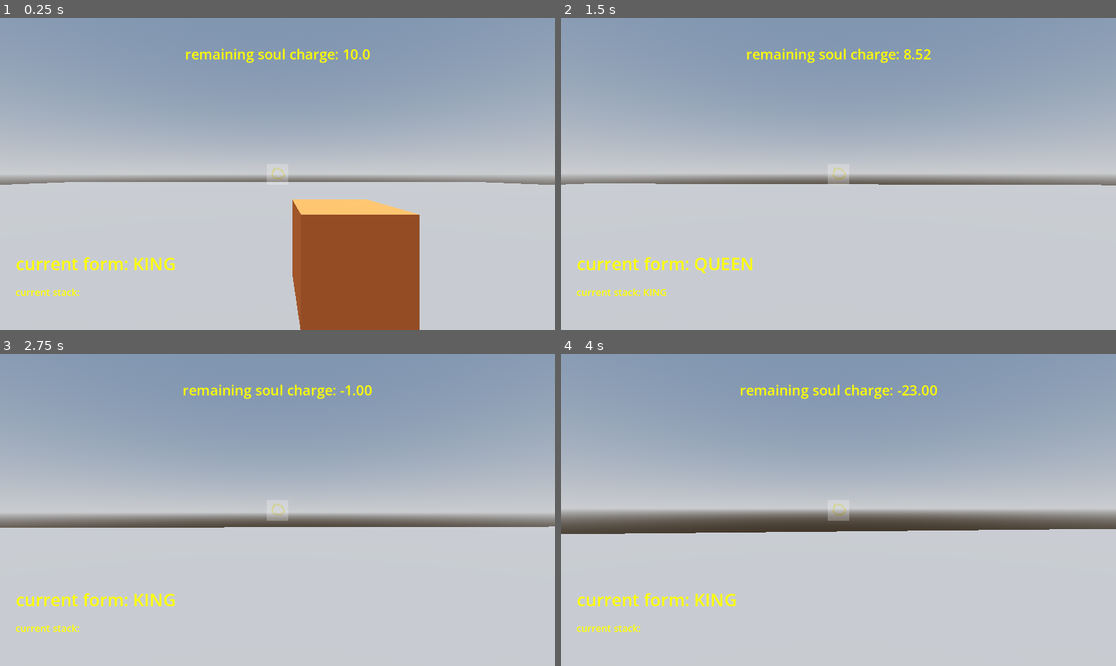
Above: before the commit, frames 1-4 (two rows, left to right).
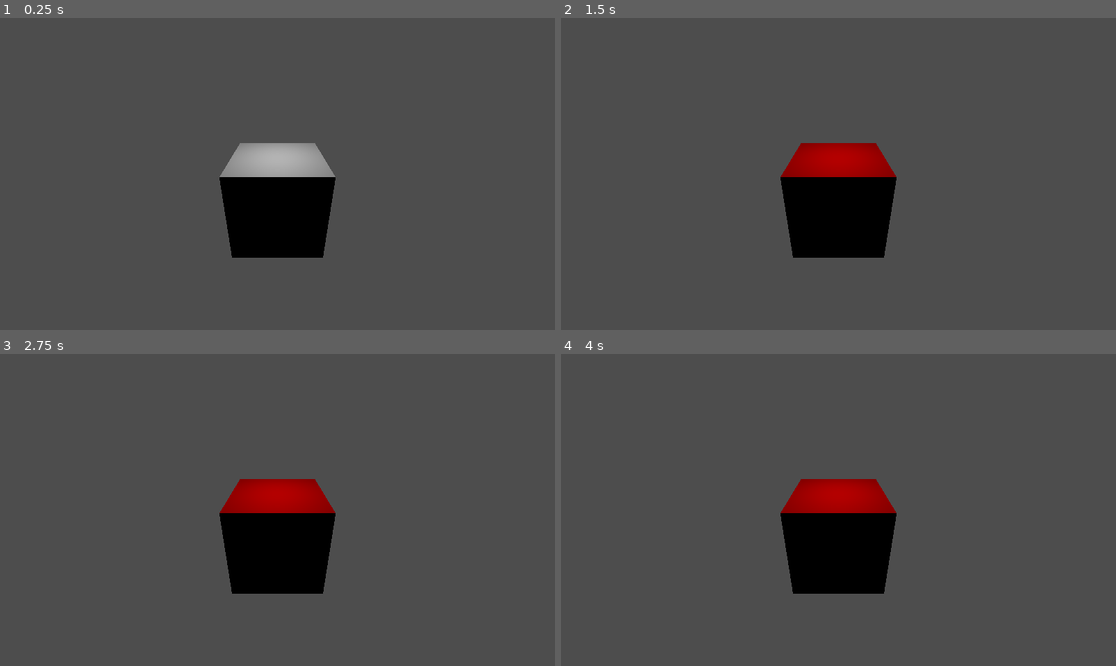
Above: after the commit, the same moments.

Repository: MarGamaDev/wolfenlike
Game: Godot game, scene res://rhythm sync test/rhythm_test.tscn
Same seed, same stepped clock (60 frames per second), same inputs: the game is played once before the commit and once after it. Before the commit the project starts from res://Player/player test/player_test.tscn. Sound files missing from this copy of the repository are replaced by a short silence.
Inputs (mouse positions are in pixels of both pictures, inside the frame that each line leads up to):
- Up to frame 1 (0.25 s): no input
- Up to frame 2 (1.5 s): move the mouse to (866, 174) at 0.52 s; hold W (player_forward) from 0.53 s (still down); tap Space (space) at 0.6 s; move the mouse to (810, 174) at 1.27 s; click (810, 174) at 1.35 s
- Up to frame 3 (2.75 s): keep holding W (player_forward); tap Space (space) at 1.55, 2.3 s; move the mouse to (288, 503) at 2.02 s; right-click (288, 503) at 2.1 s
- Up to frame 4 (4 s): keep holding W (player_forward); move the mouse to (832, 516) at 2.77 s; tap Space (space) at 2.85, 3.8 s; tap Enter at 3.5 s; move the mouse to (877, 513) at 3.52 s; tap T (test_stop_dash) at 3.6 s

The runs differ from the first frame. In frame 1, 100% of the frame differs, in the area x 0-100%, y 0-100%; in frame 2, 100%; in frame 3, 99%; in frame 4, 98%.

Commit message:
started on a little bit of menu stuff

Diff:
--- a/Enemies/enemy forms/enemy_rook.gd
+++ b/Enemies/enemy forms/enemy_rook.gd
@@ -65,9 +65,6 @@
 		if straight_path_flag:
 			#if we would move farther away from the player
 			if potential_distance_to_player > last_distance:
-				#print("i want to go to: ", next_space_check)
-				#print("potential distance: ", potential_distance_to_player)
-				#print("last distance: ", last_distance)
 				print("stop test")
 				stop_flag = true
 		#and once it gets close enough to player
--- a/Enemies/enemy_manager.gd
+++ b/Enemies/enemy_manager.gd
@@ -56,8 +56,8 @@
 				space_taken_flag = true
 		if space_taken_flag == false:
 			spaces_taken.append(enemy.grid_position)
-			enemy.global_position.z = (z_factor * grid_size) + (grid_size / 2)
-			enemy.global_position.x = (x_factor * grid_size) + (grid_size / 2)
+			enemy.global_position.z = (z_factor * grid_size) + (grid_size / 2.0)
+			enemy.global_position.x = (x_factor * grid_size) + (grid_size / 2.0)
 		else:
 			print("space taken!")
 	occupied_spaces = spaces_taken
--- a/Player/player test/player_test.tscn
+++ b/Player/player test/player_test.tscn
@@ -20,8 +20,8 @@
 tonemap_mode = 2
 
 [sub_resource type="NavigationMesh" id="NavigationMesh_1ny3e"]
-vertices = PackedVector3Array(-62.84101, 0.27808475, 0.08866882, -4.591011, 0.27808475, 0.08866882, -4.341011, 0.27808475, -1.1613312, -2.341011, 0.27808475, -77.16133, -62.84101, 0.27808475, -77.16133, -2.341011, 0.27808475, -1.1613312, 8.158989, 0.27808475, -1.1613312, 8.158989, 0.27808475, -77.16133, 10.158989, 0.27808475, -1.1613312, 10.408989, 0.27808475, 0.08866882, 67.65899, 0.27808475, 0.08866882, 67.65899, 0.27808475, -77.16133, -4.341011, 0.27808475, 1.0886688, -62.84101, 0.27808475, 90.83867, -3.091011, 0.27808475, 90.83867, -2.841011, 0.27808475, 1.0886688, 10.158989, 0.27808475, 1.0886688, 8.908989, 0.27808475, 90.83867, 67.65899, 0.27808475, 90.83867, 8.658989, 0.27808475, 1.0886688)
-polygons = [PackedInt32Array(1, 0, 2), PackedInt32Array(2, 0 …(203 unchanged characters)… edInt32Array(8, 6, 7), PackedInt32Array(1, 12, 0), PackedInt32Array(0, 12, 13), PackedInt32Array(13, 12, 14), PackedInt32Array(12, 15, 14), PackedInt32Array(9, 10, 16), PackedInt32Array(16, 10, 18), PackedInt32Array(16, 18, 17), PackedInt32Array(17, 19, 16), PackedInt32Array(15, 19, 14), PackedInt32Array(14, 19, 17)]
+vertices = PackedVector3Array(-17.03144, 0.27808475, 0.12186813, -4.5314407, 0.27808475, 0.12186813, -4.2814407, 0.27808475, -1.1281319, -2.2814407, 0.27808475, -16.628132, -17.03144, 0.27808475, -16.628132, -2.2814407, 0.27808475, -1.1281319, 8.218559, 0.27808475, -1.1281319, 8.218559, 0.27808475, -16.628132, 10.218559, 0.27808475, -1.1281319, 10.468559, 0.27808475, 0.12186813, 21.71856, 0.27808475, 0.12186813, 21.71856, 0.27808475, -16.628132, 10.218559, 0.27808475, 1.1218681, 21.71856, 0.27808475, 30.121868, -4.2814407, 0.27808475, 1.1218681, -17.03144, 0.27808475, 30.121868)
+polygons = [PackedInt32Array(1, 0, 2), PackedInt32Array(2, 0 …(203 unchanged characters)… edInt32Array(8, 6, 7), PackedInt32Array(9, 10, 12), PackedInt32Array(12, 10, 13), PackedInt32Array(1, 14, 0), PackedInt32Array(0, 14, 15), PackedInt32Array(12, 13, 14), PackedInt32Array(14, 13, 15)]
 
 [node name="PlayerTest" type="Node3D" unique_id=976342081]
 
@@ -33,13 +33,13 @@
 name_label_test = NodePath("../temp ui/testformlabel")
 
 [node name="EnemyManager" parent="." unique_id=647834905 node_paths=PackedStringArray("player") instance=ExtResource("5_kx4w0")]
-grid_size = 5
+grid_size = 7
 player = NodePath("../Player")
 
 [node name="EnemyRook" parent="EnemyManager" unique_id=1760995668 instance=ExtResource("3_kx4w0")]
-transform = Transform3D(1, 0, 0, 0, 1, 0, 0, 0, 1, 0, 2.3440619, -2.5565987)
-move_range = 5
-dash_range = 1
+transform = Transform3D(1, 0, 0, 0, 1, 0, 0, 0, 1, 0, 2.3440619, -3.1765351)
+move_range = 1
+dash_range = 0
 
 [node name="DirectionalLight3D" type="DirectionalLight3D" parent="." unique_id=1875001289]
 transform = Transform3D(1, 0, 0, 0, -0.064671695, 0.99790657, 0, -0.99790657, -0.064671695, 0, 6.321272, 0)
@@ -180,4 +180,4 @@
 [node name="CSGBox3D" type="CSGBox3D" parent="NavigationRegion3D" unique_id=678165903 groups=["world"]]
 transform = Transform3D(1, 0, 0, 0, 1, 0, 0, 0, 1, 2.357719, 1.6212463e-05, 6.803998)
 use_collision = true
-size = Vector3(131.39746, 0.001, 168.93066)
+size = Vector3(39.77832, 0.001, 47.864258)
--- /dev/null
+++ b/UI/main_menu.tscn
@@ -0,0 +1,241 @@
+[gd_scene format=3 uid="uid://bkc2f51fsdqtq"]
+
+[node name="MainMenu" type="Control" unique_id=443933014]
+layout_mode = 3
+anchors_preset = 15
+anchor_right = 1.0
+anchor_bottom = 1.0
+grow_horizontal = 2
+grow_vertical = 2
+
+[node name="Background" type="TextureRect" parent="." unique_id=1550181944]
+layout_mode = 1
+anchors_preset = 15
+anchor_right = 1.0
+anchor_bottom = 1.0
+grow_horizontal = 2
+grow_vertical = 2
+
+[node name="MenuPage" type="Control" parent="." unique_id=480078099]
+visible = false
+layout_mode = 1
+anchors_preset = 15
+anchor_right = 1.0
+anchor_bottom = 1.0
+grow_horizontal = 2
+grow_vertical = 2
+
+[node name="StartButton" type="Button" parent="MenuPage" unique_id=1293827277]
+layout_mode = 1
+anchors_preset = 8
+anchor_left = 0.5
+anchor_top = 0.5
+anchor_right = 0.5
+anchor_bottom = 0.5
+offset_left = -122.0
+offset_top = -23.0
+offset_right = 122.0
+offset_bottom = 23.0
+grow_horizontal = 2
+grow_vertical = 2
+text = "Start game"
+
+[node name="Tutorial button" type="Button" parent="MenuPage" unique_id=1813805515]
+layout_mode = 1
+anchors_preset = 8
+anchor_left = 0.5
+anchor_top = 0.5
+anchor_right = 0.5
+anchor_bottom = 0.5
+offset_left = 145.0
+offset_top = -23.0
+offset_right = 389.0
+offset_bottom = 23.0
+grow_horizontal = 2
+grow_vertical = 2
+text = "tutorial/how to play"
+
+[node name="CreditsButton" type="Button" parent="MenuPage" unique_id=404552894]
+layout_mode = 1
+anchors_preset = 8
+anchor_left = 0.5
+anchor_top = 0.5
+anchor_right = 0.5
+anchor_bottom = 0.5
+offset_left = -122.0
+offset_top = 50.0
+offset_right = 122.0
+offset_bottom = 96.0
+grow_horizontal = 2
+grow_vertical = 2
+text = "Credits"
+
+[node name="QuitButton" type="Button" parent="MenuPage" unique_id=654462664]
+layout_mode = 1
+anchors_preset = 8
+anchor_left = 0.5
+anchor_top = 0.5
+anchor_right = 0.5
+anchor_bottom = 0.5
+offset_left = -122.0
+offset_top = 122.0
+offset_right = 122.0
+offset_bottom = 168.0
+grow_horizontal = 2
+grow_vertical = 2
+text = "Quit"
+
+[node name="CreditsPage" type="Control" parent="." unique_id=93880790]
+visible = false
+layout_mode = 1
+anchors_preset = 15
+anchor_right = 1.0
+anchor_bottom = 1.0
+grow_horizontal = 2
+grow_vertical = 2
+
+[node name="ColorRect" type="ColorRect" parent="CreditsPage" unique_id=1771032466]
+layout_mode = 1
+anchors_preset = 15
+anchor_right = 1.0
+anchor_bottom = 1.0
+offset_left = 184.0
+offset_top = 90.0
+offset_right = -184.0
+offset_bottom = -90.0
+grow_horizontal = 2
+grow_vertical = 2
+color = Color(1, 1, 1, 0.23921569)
+
+[node name="ReturnButton" type="Button" parent="CreditsPage" unique_id=918203920]
+layout_mode = 1
+anchors_preset = 8
+anchor_left = 0.5
+anchor_top = 0.5
+anchor_right = 0.5
+anchor_bottom = 0.5
+offset_left = -122.0
+offset_top = 255.0
+offset_right = 122.0
+offset_bottom = 301.0
+grow_horizontal = 2
+grow_vertical = 2
+text = "Start game"
+
+[node name="RichTextLabel" type="RichTextLabel" parent="CreditsPage" unique_id=306205757]
+layout_mode = 1
+anchors_preset = -1
+anchor_left = 0.165
+anchor_top = 0.14
+anchor_right = 0.83800006
+anchor_bottom = 0.85700005
+offset_left = -0.08000183
+offset_top = 13.279999
+offset_right = -3.3760986
+offset_bottom = -8.33606
+text = "credits can go here"
+
+[node name="Tutorial page" type="Control" parent="." unique_id=1640354281]
+layout_mode = 1
+anchors_preset = 15
+anchor_right = 1.0
+anchor_bottom = 1.0
+grow_horizontal = 2
+grow_vertical = 2
+
+[node name="ColorRect" type="ColorRect" parent="Tutorial page" unique_id=1428314271]
+layout_mode = 1
+anchors_preset = 15
+anchor_right = 1.0
+anchor_bottom = 1.0
+offset_left = 184.0
+offset_top = 90.0
+offset_right = -184.0
+offset_bottom = -90.0
+grow_horizontal = 2
+grow_vertical = 2
+color = Color(1, 1, 1, 0.23921569)
+
+[node name="ReturnButton" type="Button" parent="Tutorial page" unique_id=2143040366]
+layout_mode = 1
+anchors_preset = 8
+anchor_left = 0.5
+anchor_top = 0.5
+anchor_right = 0.5
+anchor_bottom = 0.5
+offset_left = -392.0
+offset_top = -294.0
+offset_right = -148.0
+offset_bottom = -248.0
+grow_horizontal = 2
+grow_vertical = 2
+text = "return to menu"
+
+[node name="NextPageButton" type="Button" parent="Tutorial page" unique_id=1133921625]
+layout_mode = 1
+anchors_preset = 8
+anchor_left = 0.5
+anchor_top = 0.5
+anchor_right = 0.5
+anchor_bottom = 0.5
+offset_left = 137.0
+offset_top = 255.0
+offset_right = 381.0
+offset_bottom = 301.0
+grow_horizontal = 2
+grow_vertical = 2
+text = "next page"
+
+[node name="LastPageButton" type="Button" parent="Tutorial page" unique_id=64120210]
+layout_mode = 1
+anchors_preset = 8
+anchor_left = 0.5
+anchor_top = 0.5
+anchor_right = 0.5
+anchor_bottom = 0.5
+offset_left = -384.0
+offset_top = 255.0
+offset_right = -140.0
+offset_bottom = 301.0
+grow_horizontal = 2
+grow_vertical = 2
+text = "last page"
+
+[node name="RichTextLabel" type="RichTextLabel" parent="Tutorial page" unique_id=448335948]
+layout_mode = 1
+anchors_preset = -1
+anchor_left = 0.165
+anchor_top = 0.14
+anchor_right = 0.83800006
+anchor_bottom = 0.85700005
+offset_left = -0.08000183
+offset_top = 13.279999
+offset_right = -3.3760986
+offset_bottom = -8.33606
+text = "credits can go here"
+
+[node name="RichTextLabel2" type="RichTextLabel" parent="Tutorial page" unique_id=140485689]
+layout_mode = 1
+anchors_preset = -1
+anchor_left = 0.165
+anchor_top = 0.14
+anchor_right = 0.83800006
+anchor_bottom = 0.85700005
+offset_left = -0.08000183
+offset_top = 13.279999
+offset_right = -3.3760986
+offset_bottom = -8.33606
+text = "credits can go here"
+
+[node name="RichTextLabel3" type="RichTextLabel" parent="Tutorial page" unique_id=1556664155]
+layout_mode = 1
+anchors_preset = -1
+anchor_left = 0.165
+anchor_top = 0.14
+anchor_right = 0.83800006
+anchor_bottom = 0.85700005
+offset_left = -0.08000183
+offset_top = 13.279999
+offset_right = -3.3760986
+offset_bottom = -8.33606
+text = "credits can go here"
--- a/project.godot
+++ b/project.godot
@@ -11,7 +11,7 @@
 [application]
 
 config/name="wolfenlike"
-run/main_scene="uid://bus840c2045wp"
+run/main_scene="uid://cucgroywu8rlh"
 config/features=PackedStringArray("4.6", "GL Compatibility")
 config/icon="res://icon.svg"
 
